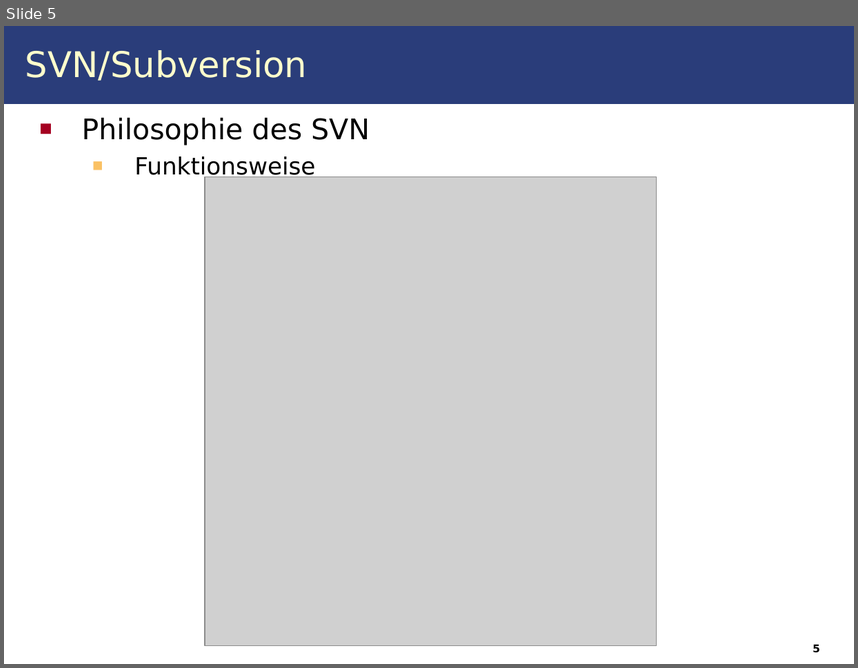
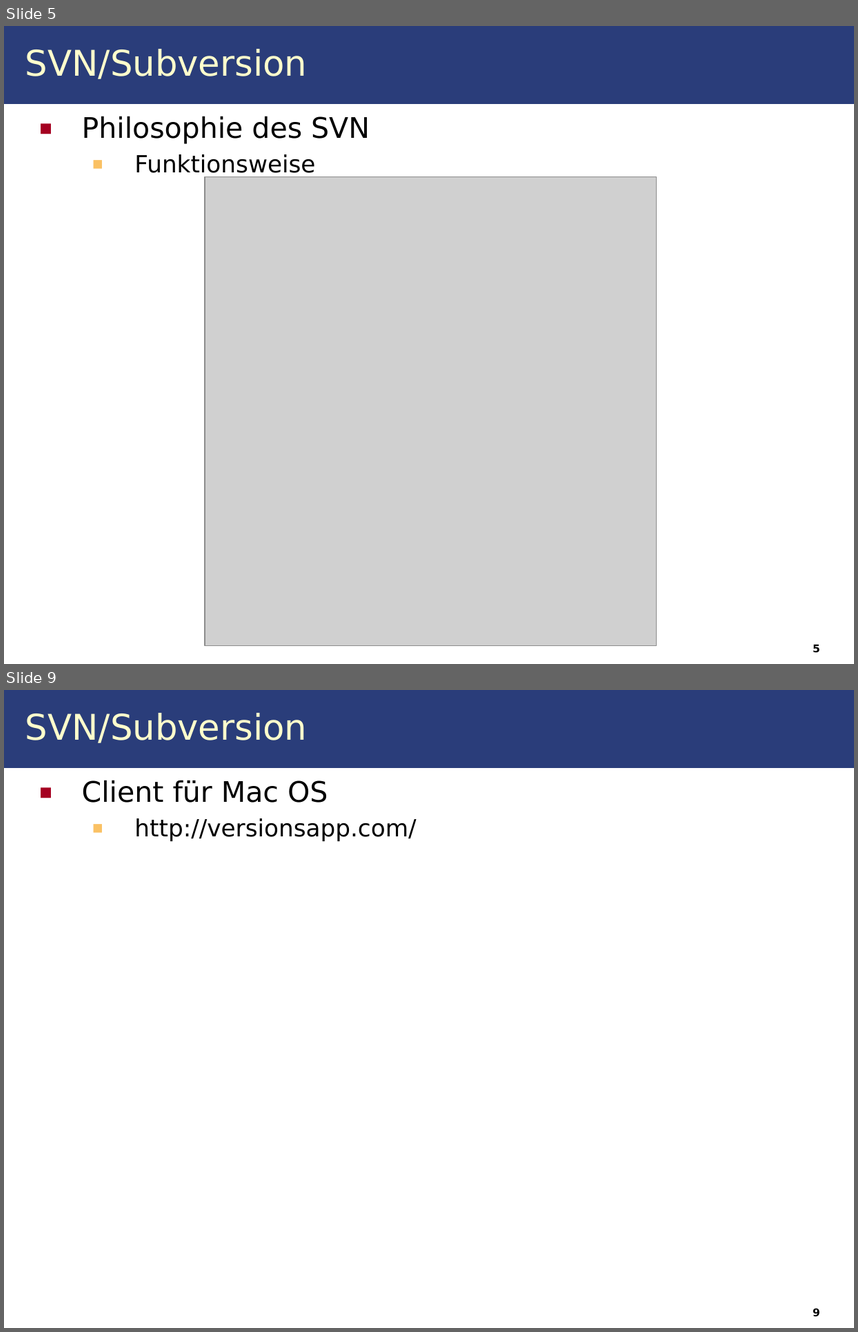
Before and after one commit to IAAS/decidr, a slide deck: seminars/at/Seminar.ppt. Shown one above the other, each under a label of ours: slide 5 before the commit, slides 5 and 9 after it; the slides between them are not shown. The pictures are 858x668 and 858x1332 pixels, drawn with LibreOffice and Linux fonts; fonts in the diff are those of the drawing; grey boxes stand for pictures; background and template pictures are left out. Boxes give left, top, right and bottom in pixels: in the first picture for what was removed or moved away, otherwise in the second. Text is boxed around its words. In the diff, an @@ line names an element or a change of style, - is before the commit and + after.

```diff
--- a/seminars/at/Seminar.ppt
+++ b/seminars/at/Seminar.ppt
@@ slide 9 added at <box>4,690,854,1328</box>, background picture (left out); not listed: 1 template element that a slide beside it also shows @@
@@ title added at <box>25,713,308,743</box>, 30 pt, text #FFFFCC @@
+SVN/Subversion
@@ text added at <box>82,780,416,841</box>, 20 pt, text #000000 @@
+■ Client für Mac OS
+  ■ http://versionsapp.com/
@@ page number added at <box>813,1308,820,1317</box>, 9 pt, text #000000, bold @@
+9
@@ slide 5 changed as well @@
@@ title "SVN/Subversion" at <box>25,49,308,79</box>: line spacing 1 to 0.97 @@
@@ text "Philosophie des SVN" at <box>82,116,370,178</box>: line spacing 1 to 0.97 @@
```
Also in this commit, not shown: 5 other slides changed, 13 other slides added, 9 other files.
